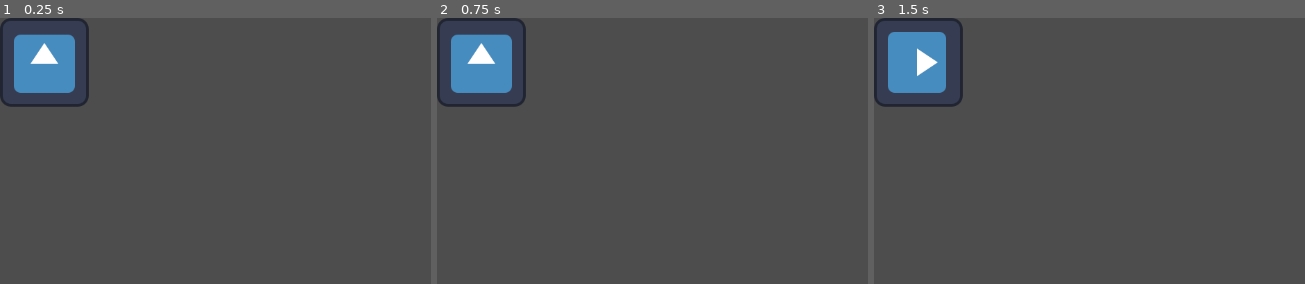
Above: before the commit, frames 1-3 (left to right).
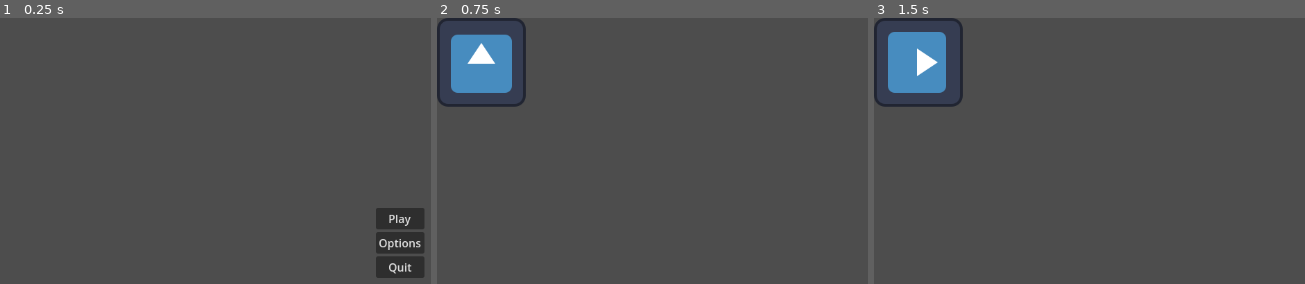
Above: after the commit, the same moments.

Repository: RunningGriffin/Hackathon-BYU-I
Game: Godot game, scene res://mainMenu.tscn
Same seed, same stepped clock (60 frames per second), same inputs: the game is played once before the commit and once after it. Before the commit the project starts from res://world.tscn. The engine's default icon, where the game draws it, is replaced by a stand-in: a white triangle on a blue panel in a dark square.
Inputs (mouse positions are in pixels of both pictures, inside the frame that each line leads up to):
- Up to frame 1 (0.25 s): no input
- Up to frame 2 (0.75 s): click (837, 217) at 0.5 s, where only the run after the commit has a clickable "Play"
- Up to frame 3 (1.5 s): tap Enter at 1.25 s; hold D (turn_right) from 1.28 s (still down)

The runs differ from the first frame. In frame 1, 6.5% of the frame differs, in the area x 0-99%, y 0-98%; in frame 2, nothing differs; in frame 3, nothing differs.
Error before the commit: Attempt to call function 'hide' in base 'null instance' on a null instance. (res://world.gd:6)

Commit message:
connections

Diff:
--- a/mainMenu.gd
+++ b/mainMenu.gd
@@ -3,7 +3,7 @@
 
 
 func _on_play_pressed():
-	get_tree().change_scene_to_file("res://player.tscn")
+	get_tree().change_scene_to_file("res://world.tscn")
 
 
 func _on_options_pressed():
--- a/project.godot
+++ b/project.godot
@@ -11,7 +11,7 @@
 [application]
 
 config/name="Hackathon BYU-I"
-run/main_scene="res://world.tscn"
+run/main_scene="res://mainMenu.tscn"
 config/features=PackedStringArray("4.1", "Mobile")
 config/icon="res://icon.svg"
 
--- a/world.gd
+++ b/world.gd
@@ -3,10 +3,9 @@
 
 # Called when the node enters the scene tree for the first time.
 func _ready():
-	$Control.hide()
+	pass
 
 
 # Called every frame. 'delta' is the elapsed time since the previous frame.
 func _process(delta):
-	if $CharacterBody2D.position.x > 500:
-		$Control.show()
+	pass
Not shown: 1 places in optionsMenu.tscn that only renumber resources
